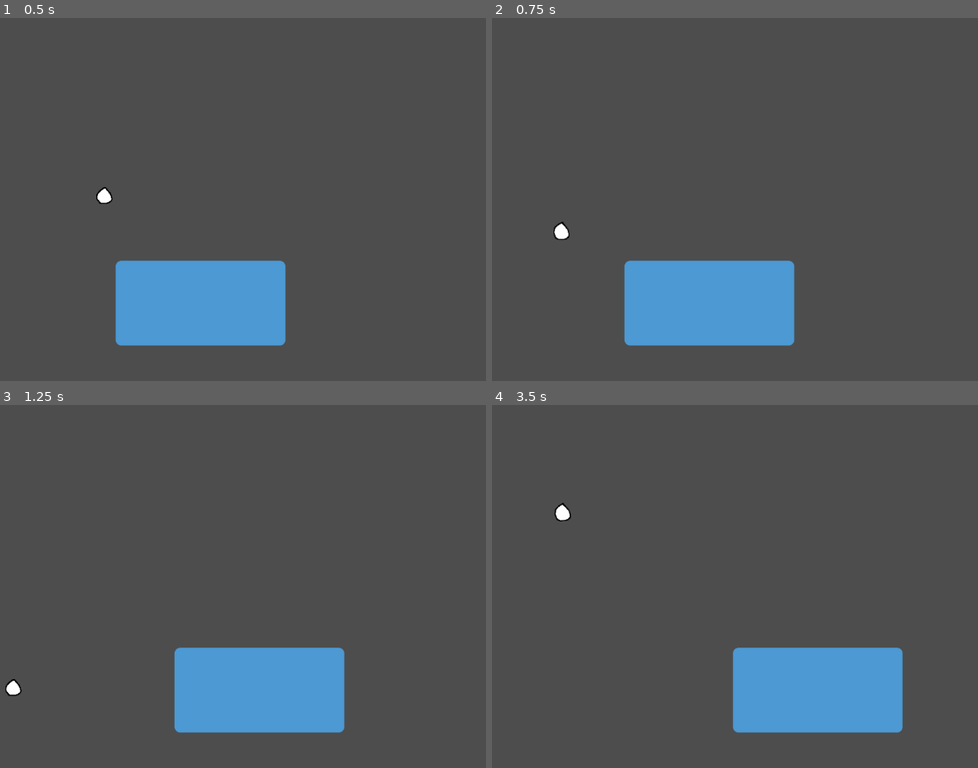
Above: before the commit, frames 1-4 (two rows, left to right).
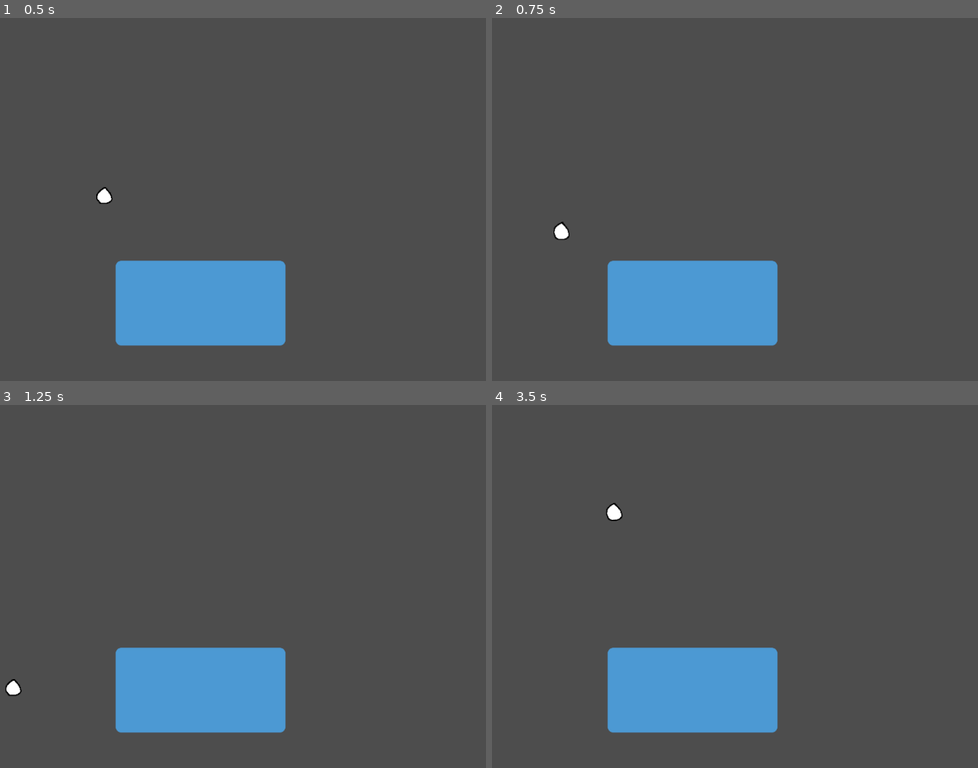
Above: after the commit, the same moments.

Repository: bronana86/germaphobe
Game: Godot game, scene res://Ball/ball_test.tscn
Same seed, same stepped clock (60 frames per second), same inputs: the game is played once before the commit and once after it. The project has no main scene, so this scene is started directly.
Inputs:
- Up to frame 1 (0.5 s): no input
- Up to frame 2 (0.75 s): hold D (move_right) from 0.53 s (still down)
- Up to frame 3 (1.25 s): keep holding D (move_right)
- Up to frame 4 (3.5 s): release D (move_right) at 1.28 s; hold A (move_left) 1.28-2.03 s; hold D (move_right) from 2.03 s (still down)

Frame 1 is identical in both runs. In frame 2, 1.7% of the frame differs, in the area x 23-63%, y 66-91%; in frame 3, 5.7%; in frame 4, 12%, in the area x 12-85%, y 26-91%.

Commit message:
paddle works now, staticbody2d

Diff:
--- /dev/null
+++ b/Game Scene/game_scene.tscn
@@ -0,0 +1,50 @@
+[gd_scene format=3 uid="uid://8wp4j67gb5hi"]
+
+[ext_resource type="PackedScene" uid="uid://dy53ntyqb52jv" path="res://Wall/wall.tscn" id="1_mwla4"]
+[ext_resource type="PackedScene" uid="uid://esm0knjsdkeo" path="res://Paddle/paddle.tscn" id="2_nl8ue"]
+[ext_resource type="PackedScene" uid="uid://dy03gxb518pey" path="res://Ball/ball.tscn" id="3_6ivl6"]
+
+[node name="GameScene" type="Node2D" unique_id=158136633]
+
+[node name="Walls" type="Node2D" parent="." unique_id=1698246839]
+
+[node name="Wall" parent="Walls" unique_id=1842671465 instance=ExtResource("1_mwla4")]
+position = Vector2(200, 42)
+
+[node name="Wall2" parent="Walls" unique_id=883109585 instance=ExtResource("1_mwla4")]
+position = Vector2(583, 45)
+
+[node name="Wall3" parent="Walls" unique_id=1565581736 instance=ExtResource("1_mwla4")]
+position = Vector2(918, 45)
+
+[node name="Wall4" parent="Walls" unique_id=925208138 instance=ExtResource("1_mwla4")]
+position = Vector2(221, 610)
+
+[node name="Wall5" parent="Walls" unique_id=1129091928 instance=ExtResource("1_mwla4")]
+position = Vector2(604, 613)
+
+[node name="Wall6" parent="Walls" unique_id=506663174 instance=ExtResource("1_mwla4")]
+position = Vector2(939, 613)
+
+[node name="Wall7" parent="Walls" unique_id=749850844 instance=ExtResource("1_mwla4")]
+position = Vector2(15, 224)
+rotation = 1.5707964
+
+[node name="Wall8" parent="Walls" unique_id=907517769 instance=ExtResource("1_mwla4")]
+position = Vector2(8, 436)
+rotation = 1.5707964
+
+[node name="Wall9" parent="Walls" unique_id=936122140 instance=ExtResource("1_mwla4")]
+position = Vector2(1115, 230)
+rotation = 1.5707964
+
+[node name="Wall10" parent="Walls" unique_id=1670000422 instance=ExtResource("1_mwla4")]
+position = Vector2(1108, 442)
+rotation = 1.5707964
+
+[node name="Paddle" parent="." unique_id=825981723 instance=ExtResource("2_nl8ue")]
+position = Vector2(550, 481)
+left_right_speed = 10.0
+
+[node name="Ball" parent="." unique_id=1200674082 instance=ExtResource("3_6ivl6")]
+position = Vector2(503, 217)
--- a/Paddle/paddle.gd
+++ b/Paddle/paddle.gd
@@ -1,14 +1,11 @@
-extends CharacterBody2D
+extends StaticBody2D
 
 @export var left_right_speed :float #this represents the left and right speed of the paddlee
  #speed in pixels/second. The speed must be a Vector2, but we are only conncerned witht the x componentt.
 
 func _physics_process(delta: float) -> void:
-	var speed = Vector2(left_right_speed,0)
 
-	velocity = Vector2.ZERO
 	if Input.is_action_pressed("move_right"):
-		velocity = speed
+		position.x += left_right_speed
 	if Input.is_action_pressed("move_left"):
-		velocity = -1*speed
-	move_and_collide(velocity*delta)
+		position.x -=left_right_speed
--- a/Paddle/paddle.tscn
+++ b/Paddle/paddle.tscn
@@ -6,9 +6,8 @@
 [sub_resource type="RectangleShape2D" id="RectangleShape2D_plu76"]
 size = Vector2(152.42516, 302)
 
-[node name="Paddle" type="CharacterBody2D" unique_id=936506083]
+[node name="Paddle" type="StaticBody2D" unique_id=1088609142]
 script = ExtResource("1_plu76")
-left_right_speed = 150.0
 
 [node name="Sprite2D" type="Sprite2D" parent="." unique_id=1541180371]
 scale = Vector2(0.6561713, 0.65617126)
--- /dev/null
+++ b/Wall/wall.gd
@@ -0,0 +1,12 @@
+extends StaticBody2D
+
+#@export var left_right_speed :float #this represents the left and right speed of the paddlee
+ ##speed in pixels/second. The speed must be a Vector2, but we are only conncerned witht the x componentt.
+#
+#func _physics_process(delta: float) -> void:
+	#
+	#if Input.is_action_pressed("move_right"):
+		#position.x += left_right_speed
+	#if Input.is_action_pressed("move_left"):
+		#position.x -=left_right_speed
+	#
--- /dev/null
+++ b/Wall/wall.tscn
@@ -0,0 +1,21 @@
+[gd_scene format=3 uid="uid://dy53ntyqb52jv"]
+
+[ext_resource type="Script" uid="uid://otbu3jxbbr1d" path="res://Wall/wall.gd" id="1_jt7bp"]
+[ext_resource type="Texture2D" uid="uid://1a1ip6r3vcph" path="res://Wall/wall_prototype.png" id="2_rwdp1"]
+
+[sub_resource type="RectangleShape2D" id="RectangleShape2D_plu76"]
+size = Vector2(559.6246, 1535.956)
+
+[node name="Wall" type="StaticBody2D" unique_id=2141049065]
+script = ExtResource("1_jt7bp")
+
+[node name="Sprite2D" type="Sprite2D" parent="." unique_id=1541180371]
+scale = Vector2(0.3324889, 0.15654974)
+texture = ExtResource("2_rwdp1")
+
+[node name="CollisionShape2D" type="CollisionShape2D" parent="." unique_id=365709559]
+position = Vector2(-0.49999994, -0.5000005)
+rotation = 1.5707964
+scale = Vector2(0.11614929, 0.2767006)
+shape = SubResource("RectangleShape2D_plu76")
+debug_color = Color(0, 0.64674294, 0.26380393, 0.41960785)
Not shown, removed: Paddle/temp.txt
Not shown, added: Wall/wall.gd.uid
Binary file added: Wall/wall_prototype.png
Not shown, added: Wall/wall_prototype.png.import
